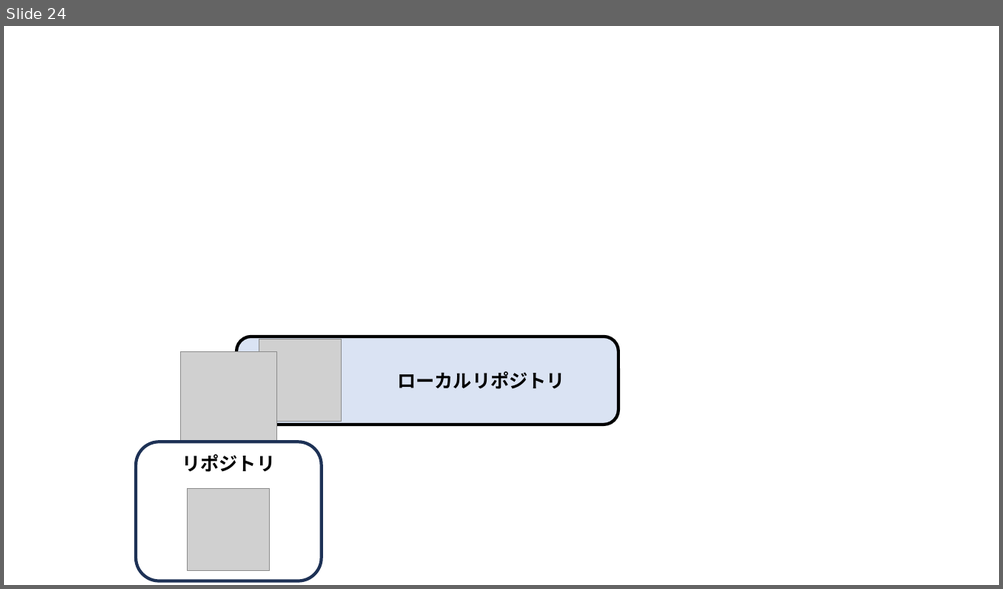
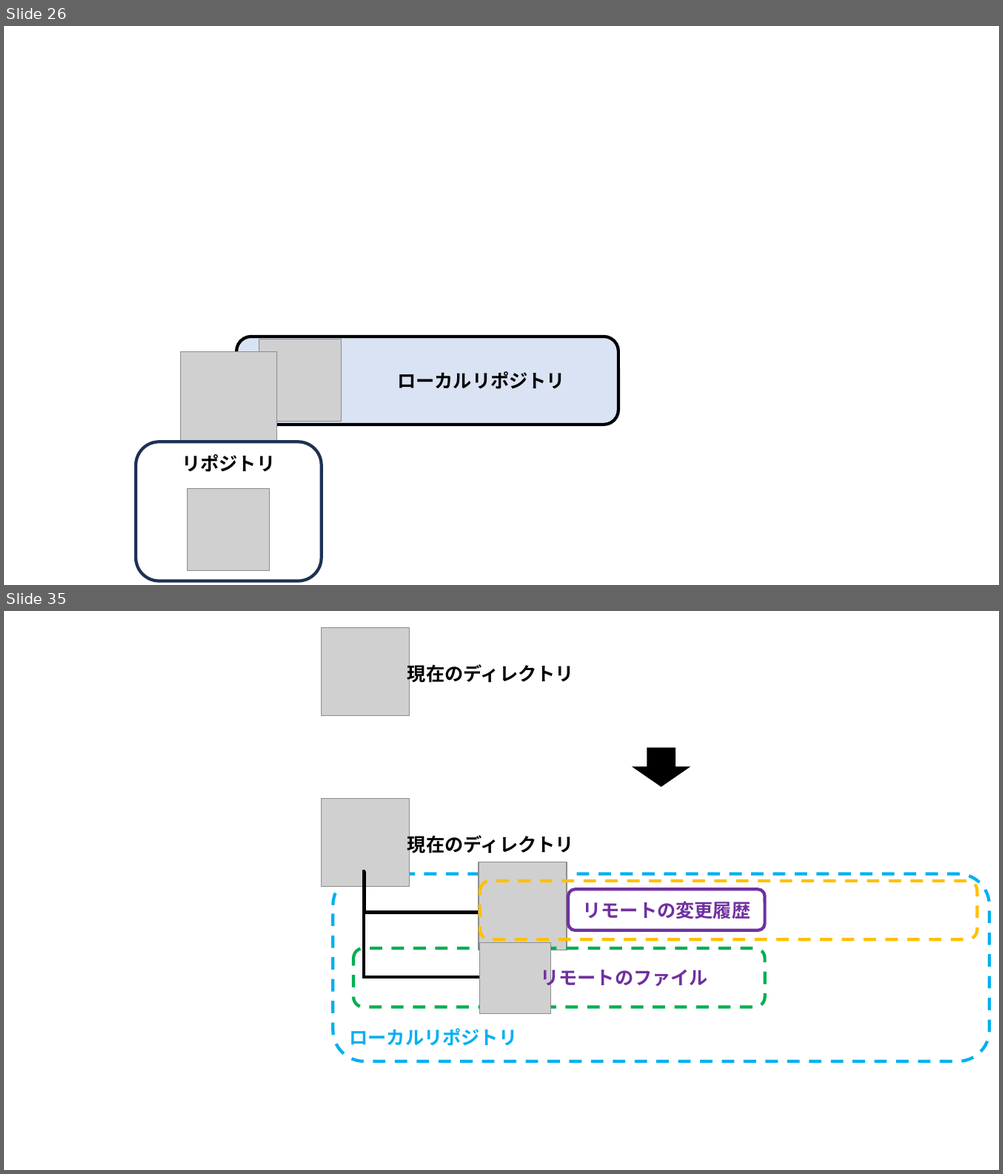
Before and after one commit to nishida2073/ai_navive, a slide deck: 01_テキスト/Git入門_図.pptx. Shown one above the other, each under a label of ours: slide 24 before the commit, slides 26 and 35 after it; the slides between them are not shown. The pictures are 1003x589 and 1003x1174 pixels, drawn with LibreOffice and Linux fonts; fonts in the diff are those of the drawing; grey boxes stand for pictures. Boxes give left, top, right and bottom in pixels: in the first picture for what was removed or moved away, otherwise in the second. Text is boxed around its words. In the diff, an @@ line names an element or a change of style, - is before the commit and + after.

```diff
--- a/01_テキスト/Git入門_図.pptx
+++ b/01_テキスト/Git入門_図.pptx
@@ slide 35 added at (x1=4, y1=611, x2=999, y2=1170), background #FFFFFF @@
@@ picture added at (x1=322, y1=627, x2=410, y2=715) @@
@@ text added at (x1=407, y1=661, x2=574, y2=685), 18 pt, text #000000, bold @@
+現在のディレクトリ
@@ right arrow added at (x1=633, y1=749, x2=688, y2=786), fill #000000, outline #000000 1 pt @@
@@ picture added at (x1=322, y1=798, x2=410, y2=886) @@
@@ text added at (x1=407, y1=832, x2=574, y2=856), 18 pt, text #000000, bold @@
+現在のディレクトリ
@@ rounded rectangle added at (x1=333, y1=874, x2=990, y2=1062), outline #00B0F0 3 pt dashed, 18 pt, text #00B0F0, bold @@
+ローカルリポジトリ
@@ elbow line added from (364, 872) to (479, 977), #000000 3 pt @@
@@ elbow line added from (364, 871) to (479, 912), #000000 3 pt @@
@@ picture added at (x1=478, y1=863, x2=566, y2=951) @@
@@ rounded rectangle added at (x1=480, y1=881, x2=977, y2=940), outline #FFC000 3 pt dashed @@
@@ rounded rectangle added at (x1=568, y1=889, x2=764, y2=931), fill #FFFFFF, outline #7030A0 3 pt, 18 pt, text #7030A0, bold @@
+リモートの変更履歴
@@ picture added at (x1=479, y1=943, x2=550, y2=1014) @@
@@ rounded rectangle added at (x1=353, y1=949, x2=764, y2=1008), outline #00B050 3 pt dashed @@
@@ text added at (x1=540, y1=965, x2=708, y2=989), 18 pt, text #7030A0, bold @@
+リモートのファイル
@@ what was slide 24 is now slide 26 @@
```
Also in this commit, not shown: 11 slides changed, 17 other slides added, 1 other file.
